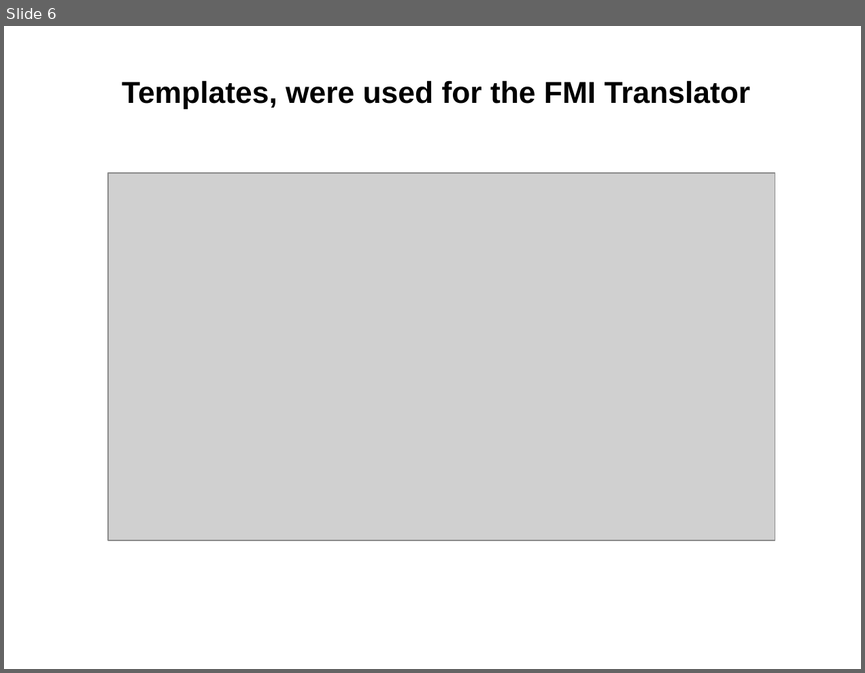
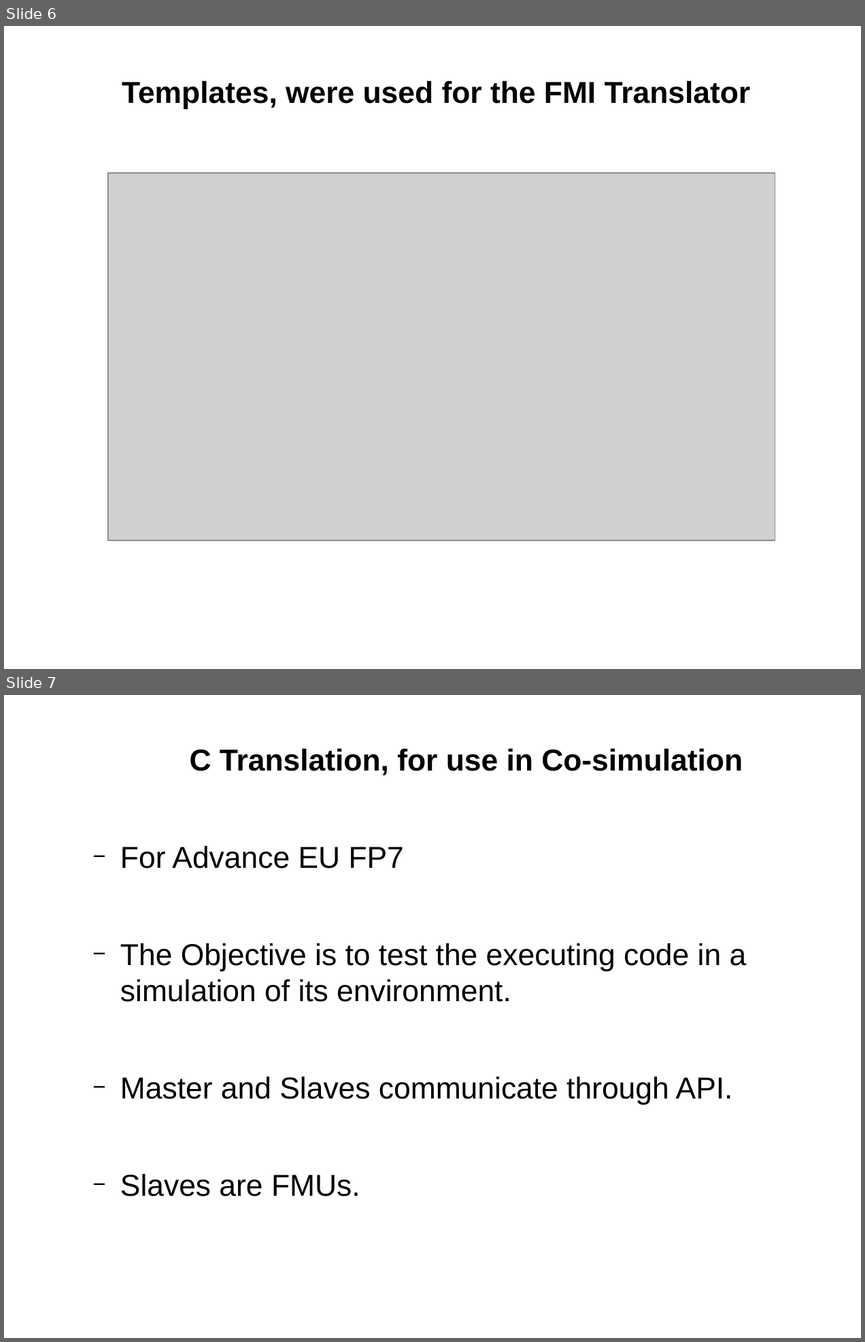
Before and after one commit to weetmuts/rodin-b-sharp-iUML_B_Utils, a slide deck: work/store/Writing/RUDW2014(accepted)/presentation/presentation.odp. Shown one above the other, each under a label of ours: slide 6 before the commit, slides 6 and 7 after it. The pictures are 865x673 and 865x1342 pixels, drawn with LibreOffice and Linux fonts; fonts in the diff are those of the drawing; grey boxes stand for pictures. Boxes give left, top, right and bottom in pixels: in the first picture for what was removed or moved away, otherwise in the second. Text is boxed around its words. In the diff, an @@ line names an element or a change of style, - is before the commit and + after.

```diff
--- a/work/store/Writing/RUDW2014(accepted)/presentation/presentation.odp
+++ b/work/store/Writing/RUDW2014(accepted)/presentation/presentation.odp
@@ slide 7 added at (4, 695, 861, 1338), background #FFFFFF @@
@@ text added at (120, 748, 747, 1196), 28 pt, text #000000 @@
+  C Translation, for use in Co-simulation
+  − For Advance EU FP7
+  − The Objective is to test the executing code in a simulation of its environment.
+  − Master and Slaves communicate through API.
+  − Slaves are FMUs.
```
Also in this commit, not shown: 6 slides changed, 4 other slides added, 1 slide removed, 6 other files.
